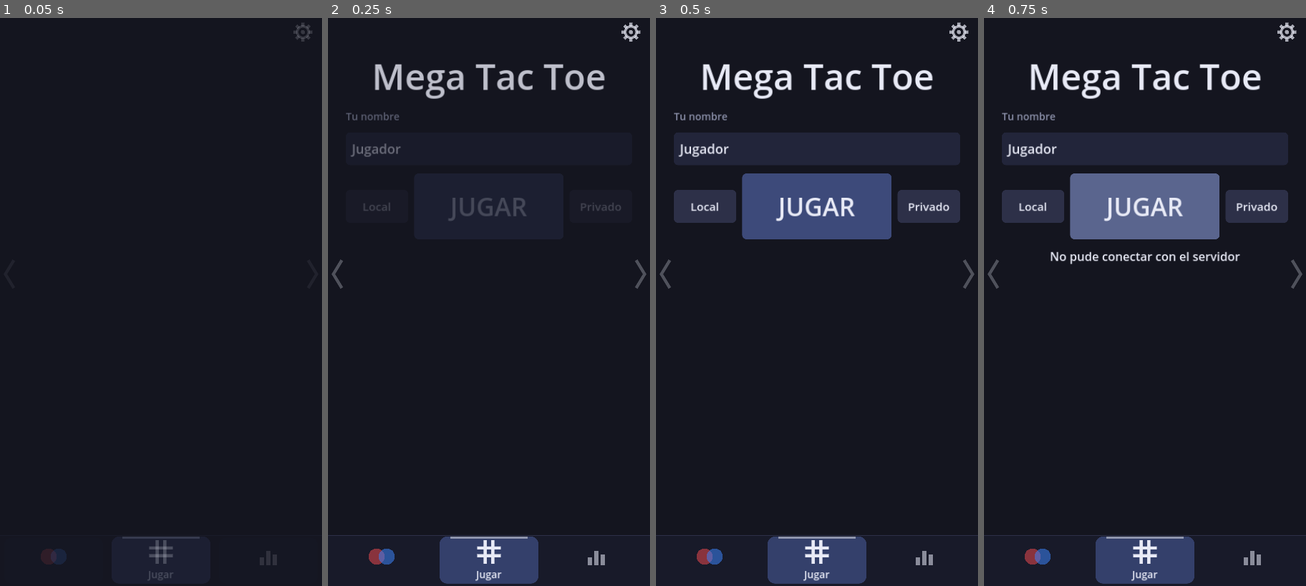
Above: before the commit, frames 1-4 (left to right).
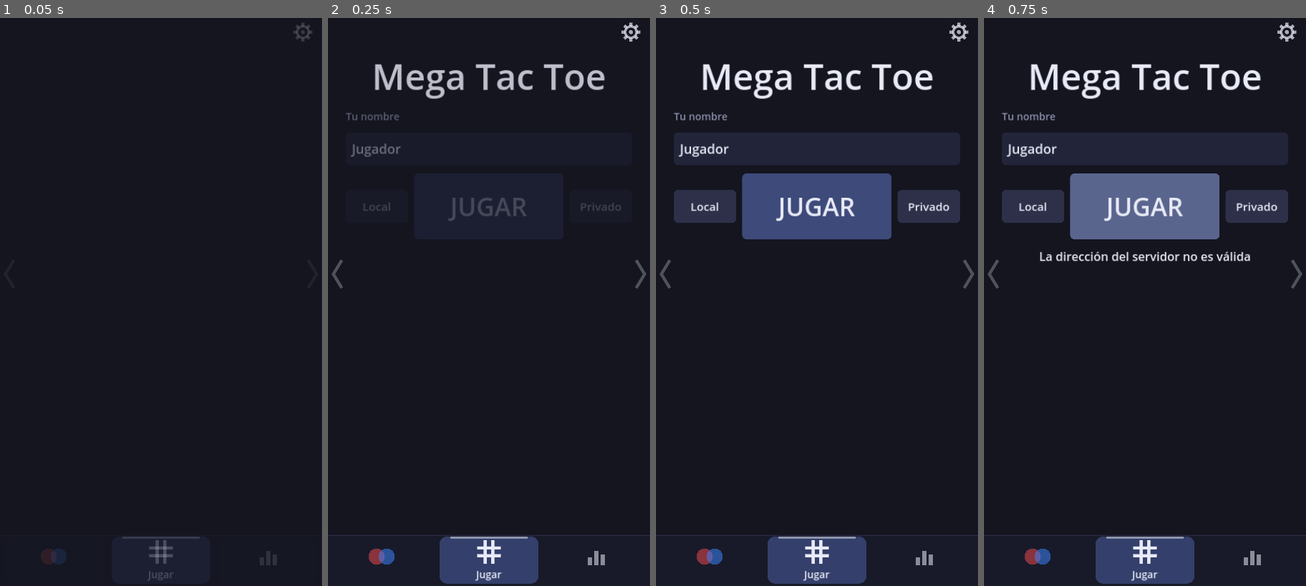
Above: after the commit, the same moments.

Repository: Danny-Carvajal/mega-tac-toe
Game: Godot game, scene res://scenes/main.tscn
The game is run twice, just before and just after one commit, with the same random seed, the same clock (stepped at 60 frames per second) and the same inputs.
Inputs:
- Up to frame 1 (0.05 s): no input
- Up to frame 2 (0.25 s): no input
- Up to frame 3 (0.5 s): no input
- Up to frame 4 (0.75 s): click "JUGAR" at 0.5 s

Frames 1-3 are identical in both runs. In frame 4, 0.7% of the frame differs, in the area x 17-83%, y 41-44%.

Commit message:
Buscando rival: puntitos animados y tiempo en cola, centrado como un bloque
Co-Authored-By: Claude Sonnet 5.5 <noreply@anthropic.com>
Claude-Session: https://claude.ai/code/session_01HUKyEvTFc2Kz12NC1UEzgi

Diff:
--- a/scripts/app.gd
+++ b/scripts/app.gd
@@ -174,7 +174,8 @@
 	match str(data.get("t", "")):
 		"waiting":
 			if game_screen == null:
-				menu.set_status("Buscando rival...")
+				menu.set_status("")
+				menu.set_searching(true)
 		"room":
 			if game_screen == null:
 				menu.set_status("Sala %s. Pasale el código a tu rival." % data.get("code", ""))
--- a/scripts/menu.gd
+++ b/scripts/menu.gd
@@ -42,6 +42,11 @@
 var url_edit: LineEdit
 var status_label: Label
 var cancel_button: Button
+var search_box: HBoxContainer
+var search_dots: Label
+var search_timer: Label
+var searching := false
+var _search_started_ms := 0
 var picker: ColorPicker
 var server_panel: PanelContainer
 var server_button: Button
@@ -90,10 +95,31 @@
 	status_label.text = text
 
 
+## Muestra "Buscando rival..." con puntitos animados y el tiempo que lleva en cola.
+func set_searching(on: bool) -> void:
+	if on == searching:
+		return
+	searching = on
+	search_box.visible = on
+	status_label.visible = not on
+	if on:
+		_search_started_ms = Time.get_ticks_msec()
+		_update_search()
+
+
+func _update_search() -> void:
+	var ms := Time.get_ticks_msec() - _search_started_ms
+	var elapsed := ms / 1000
+	search_dots.text = ".".repeat((ms / 400) % 3 + 1)
+	search_timer.text = "  %d:%02d" % [elapsed / 60, elapsed % 60]
+
+
 func set_busy(busy: bool) -> void:
 	for button in _action_buttons:
 		button.disabled = busy
 	cancel_button.visible = busy
+	if not busy:
+		set_searching(false)
 	cancel_button.disabled = false  # es de las "acciones", pero justo este tiene que seguir andando
 	if busy:
 		server_panel.visible = false
@@ -292,6 +318,27 @@
 	status_label.add_theme_font_size_override("font_size", 40)
 	status_label.add_theme_color_override("font_color", Pal.text)
 	root.add_child(status_label)
+
+	# "Buscando rival" + puntitos animados + tiempo en cola, todo como un solo bloque centrado.
+	search_box = HBoxContainer.new()
+	search_box.alignment = BoxContainer.ALIGNMENT_CENTER
+	search_box.add_theme_constant_override("separation", 0)
+	search_box.visible = false
+	root.add_child(search_box)
+	var search_title := Label.new()
+	search_title.text = "Buscando rival"
+	search_box.add_child(search_title)
+	search_dots = Label.new()
+	search_box.add_child(search_dots)
+	search_timer = Label.new()
+	search_box.add_child(search_timer)
+	for label in [search_title, search_dots, search_timer]:
+		label.add_theme_font_size_override("font_size", 40)
+		label.add_theme_color_override("font_color", Pal.text)
+	search_dots.custom_minimum_size = Vector2(60, 0)  # ancho fijo: los puntitos no mueven el resto
+	search_timer.custom_minimum_size = Vector2(150, 0)
+	search_timer.horizontal_alignment = HORIZONTAL_ALIGNMENT_RIGHT
+	search_timer.add_theme_color_override("font_color", Pal.muted)
 
 	cancel_button = _make_button("Cancelar", Pal.cell)
 	cancel_button.visible = false
@@ -629,6 +676,8 @@
 
 
 func _process(delta: float) -> void:
+	if searching:
+		_update_search()
 	if wide and pager != null:
 		edge_tick(delta, get_viewport().get_mouse_position())
 
--- a/tests/ui_smoke.gd
+++ b/tests/ui_smoke.gd
@@ -55,8 +55,12 @@
 	# Buscando rival: el botón Cancelar tiene que estar habilitado y volver al estado normal
 	app.menu.set_busy(true)
 	check(app.menu.cancel_button.visible and not app.menu.cancel_button.disabled, "buscando rival: Cancelar está habilitado")
+	app.menu.set_searching(true)
+	await create_timer(0.5).timeout
+	check(app.menu.search_box.visible and not app.menu.status_label.visible and app.menu.search_dots.text.length() >= 1, "buscando rival: puntitos y tiempo visibles")
+	check(app.menu.search_timer.text.strip_edges().begins_with("0:0"), "buscando rival: el tiempo en cola corre")
 	app.menu.cancel_button.pressed.emit()
-	check(not app.menu.cancel_button.visible and not app.menu._action_buttons[0].disabled, "Cancelar vuelve el menú a la normalidad")
+	check(not app.menu.cancel_button.visible and not app.menu._action_buttons[0].disabled and not app.menu.search_box.visible, "Cancelar vuelve el menú a la normalidad")
 
 	# Restore: el cliente arma lo que sabe de la partida
 	var rgs := GameScreen.new()
